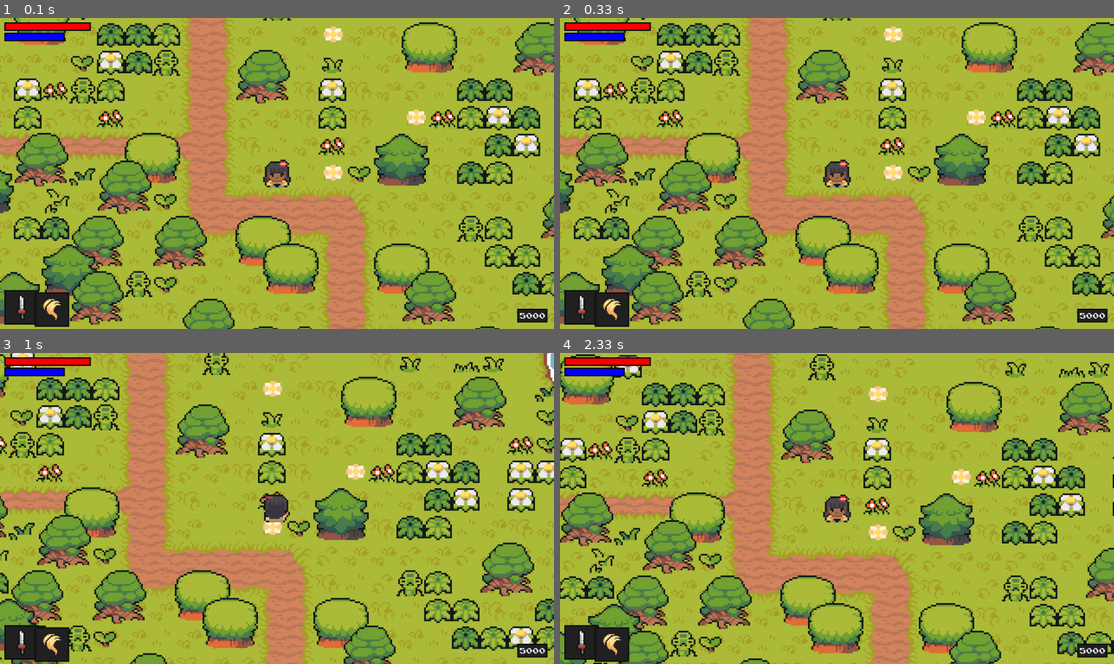
Above: before the commit, frames 1-4 (two rows, left to right).
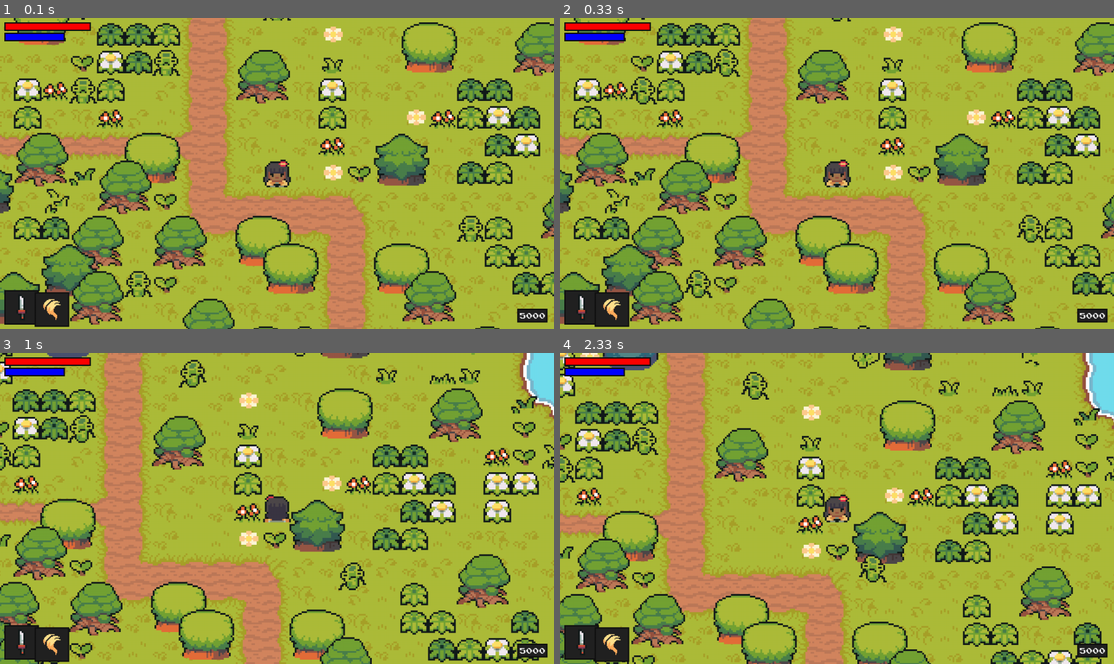
Above: after the commit, the same moments.

Repository: Millurr/twod_pygame
Game: pygame game, started from code/main.py
The game is run twice, just before and just after one commit, with the same random seed, the same clock (stepped at 60 frames per second) and the same inputs.
Inputs:
- Up to frame 1 (0.1 s): no input
- Up to frame 2 (0.33 s): no input
- Up to frame 3 (1 s): hold D 0.33-0.8 s; hold W from 0.83 s (still down)
- Up to frame 4 (2.33 s): release W at 1.13 s; hold D 1.17-1.63 s; hold A 1.67-2.2 s; hold S from 2.23 s (still down)

Frame 1 is identical in both runs. In frame 2, 0.7% of the frame differs, in the area x 12-88%, y 0-100%; in frame 3, 54%; in frame 4, 61%, in the area x 0-100%, y 0-100%.

Commit message:
Added delta time to player and enemy

Diff:
--- a/code/enemy.py
+++ b/code/enemy.py
@@ -45,12 +45,14 @@
         self.invincibility_duration = 300
 
         # sounds
+        self.can_play_attack_sound = True
+        self.attack_sound_time = None
         self.death_sound = pygame.mixer.Sound('../audio/death.wav')
         self.hit_sound = pygame.mixer.Sound('../audio/hit.wav')
         self.attack_sound = pygame.mixer.Sound(monster_info['attack_sound'])
         self.death_sound.set_volume(0.2)
         self.hit_sound.set_volume(0.2)
-        self.attack_sound.set_volume(0.3)
+        self.attack_sound.set_volume(0.2)
 
     def import_graphics(self, name):
         self.animations = {'idle': [], 'move': [], 'attack': []}
@@ -86,19 +88,26 @@
         if self.status == 'attack':
             self.attack_time = pygame.time.get_ticks()
             self.damage_player(self.attack_damage, self.attack_type)
-            self.attack_sound.play()
+            self.play_attack_sound()
         elif self.status == 'move':
             self.direction = self.get_player_distance_direction(player)[1]
         else:
             self.direction = pygame.math.Vector2()
 
-    def animate(self):
+    def play_attack_sound(self):
+        if self.can_play_attack_sound:
+            self.attack_sound.play()
+            self.attack_sound_time = pygame.time.get_ticks()
+            self.can_play_attack_sound = False
+
+    def animate(self, delta_time):
         animation = self.animations[self.status]
-        self.frame_index += self.animation_speed
+        self.frame_index += self.animation_speed * delta_time
         if self.frame_index >= len(animation):
             if self.status == 'attack':
                 self.can_attack = False
             self.frame_index = 0
+            # print('attack from animate')
         self.image = animation[int(self.frame_index)]
         self.rect = self.image.get_rect(center = self.hitbox.center)
 
@@ -118,6 +127,10 @@
         if not self.vulnerable:
             if current_time - self.hit_time >= self.invincibility_duration:
                 self.vulnerable = True
+
+        if not self.can_play_attack_sound:
+            if current_time - self.attack_sound_time >= self.attack_cooldown:
+                self.can_play_attack_sound = True
 
     def get_damage(self, player, attack_type):
         if self.vulnerable:
@@ -141,10 +154,10 @@
         if not self.vulnerable:
             self.direction *= -self.resistance
 
-    def update(self):
+    def update(self, delta_time):
         self.hit_reaction()
-        self.move(self.speed)
-        self.animate()
+        self.move(self.speed, delta_time)
+        self.animate(delta_time)
         self.cooldown()
         self.check_death()
 
--- a/code/entity.py
+++ b/code/entity.py
@@ -5,16 +5,16 @@
     def __init__(self, groups):
         super().__init__(groups)
         self.frame_index = 0
-        self.animation_speed = 0.15
+        self.animation_speed = 4
         self.direction = pygame.math.Vector2()
 
-    def move(self, speed):
+    def move(self, speed, delta_time):
         if self.direction.magnitude() != 0:
             self.direction = self.direction.normalize()
 
-        self.hitbox.x += self.direction.x * speed
+        self.hitbox.x += self.direction.x * speed * delta_time
         self.collision('horizontal')
-        self.hitbox.y += self.direction.y * speed
+        self.hitbox.y += self.direction.y * speed * delta_time
         self.collision('vertical')
         self.rect.center = self.hitbox.center
 
--- a/code/level.py
+++ b/code/level.py
@@ -88,7 +88,7 @@
                                     self.trigger_death_particles,
                                     self.add_exp)
 
-    def run(self):
+    def run(self, delta_time):
         # update and draw the game
         self.visible_sprites.custom_draw(self.player)
         self.ui.display(self.player)
@@ -96,7 +96,7 @@
         if self.game_paused:
             self.upgrade.display()
         else:
-            self.visible_sprites.update()
+            self.visible_sprites.update(delta_time)
             self.visible_sprites.enemy_update(self.player)
             self.player_attack_logic()
 
--- a/code/main.py
+++ b/code/main.py
@@ -16,7 +16,7 @@
 
         # sound
         main_sound = pygame.mixer.Sound('../audio/main.ogg')
-        main_sound.set_volume(0.5)
+        main_sound.set_volume(0.2)
         main_sound.play(loops=-1)
 
     def run(self):
@@ -29,10 +29,10 @@
                     if event.key == pygame.K_TAB:
                         self.level.toggle_menu()
 
+            delta_time = self.clock.tick(FPS)/1000
             self.screen.fill(WATER_COLOR)
-            self.level.run()
+            self.level.run(delta_time)
             pygame.display.update()
-            self.clock.tick(FPS)
 
 
 if __name__ == '__main__':
--- a/code/particles.py
+++ b/code/particles.py
@@ -61,17 +61,17 @@
         super().__init__(groups)
         self.sprite_type = 'magic'
         self.frame_index = 0
-        self.animation_speed = 0.15
+        self.animation_speed = 20
         self.frames = animation_frames
         self.image = self.frames[self.frame_index]
         self.rect = self.image.get_rect(center = pos)
 
-    def animate(self):
-        self.frame_index += self.animation_speed
+    def animate(self, delta_time):
+        self.frame_index += self.animation_speed * delta_time
         if self.frame_index >= len(self.frames):
             self.kill()
         else:
             self.image = self.frames[int(self.frame_index)]
 
-    def update(self):
-        self.animate()
+    def update(self, delta_time):
+        self.animate(delta_time)
--- a/code/player.py
+++ b/code/player.py
@@ -37,7 +37,7 @@
         self.magic_switch_time = None
 
         # stats
-        self.stats = {'health':100, 'energy':60, 'attack':10, 'magic':4, 'speed':5}
+        self.stats = {'health':100, 'energy':60, 'attack':10, 'magic':4, 'speed':500}
         self.max_stats = {'health':300, 'energy':140, 'attack':20, 'magic':10, 'speed':10}
         self.upgrade_cost = {'health': 100, 'energy': 100, 'attack': 100, 'magic': 100, 'speed': 100}
         self.health = self.stats['health']
@@ -52,7 +52,7 @@
 
         # import a sound
         self.weapon_attack_sound = pygame.mixer.Sound('../audio/sword.wav')
-        self.weapon_attack_sound.set_volume(0.4)
+        self.weapon_attack_sound.set_volume(0.2)
 
     def import_player_assets(self):
         character_path = '../graphics/player/'
@@ -155,11 +155,11 @@
             if current_time - self.hurt_time >= self.invulnerability_duration:
                 self.vulnerable = True
 
-    def animate(self):
+    def animate(self, delta_time):
         animation = self.animations[self.status]
 
         # loop over frame index
-        self.frame_index += self.animation_speed
+        self.frame_index += self.animation_speed * delta_time
         if self.frame_index >= len(animation):
             self.frame_index = 0
 
@@ -190,15 +190,15 @@
     def get_cost_by_index(self, index):
         return list(self.upgrade_cost.values())[index]
 
-    def energy_recovery(self):
+    def energy_recovery(self,delta_time):
         if self.energy < self.stats['energy']:
-            self.energy += 0.01 * self.stats['magic']
+            self.energy += delta_time * self.stats['magic']
         else:
             self.energy = self.stats['energy']
-    def update(self):
+    def update(self, delta_time):
         self.input()
         self.cooldowns()
         self.get_status()
-        self.animate()
-        self.move(self.stats['speed'])
-        self.energy_recovery()
+        self.animate(delta_time)
+        self.move(self.stats['speed'], delta_time)
+        self.energy_recovery(delta_time)
--- a/code/settings.py
+++ b/code/settings.py
@@ -50,7 +50,7 @@
 
 # enemy
 monster_data = {
-    'squid': {'health': 100,'exp':100,'damage':20,'attack_type': 'slash', 'attack_sound':'../audio/attack/slash.wav', 'speed': 3, 'resistance': 3, 'attack_radius': 80, 'notice_radius': 360},
-    'raccoon': {'health': 300,'exp':250,'damage':40,'attack_type': 'claw',  'attack_sound':'../audio/attack/claw.wav','speed': 2, 'resistance': 3, 'attack_radius': 120, 'notice_radius': 400},
-    'spirit': {'health': 100,'exp':110,'damage':8,'attack_type': 'thunder', 'attack_sound':'../audio/attack/fireball.wav', 'speed': 4, 'resistance': 3, 'attack_radius': 60, 'notice_radius': 350},
-    'bamboo': {'health': 70,'exp':120,'damage':6,'attack_type': 'leaf_attack', 'attack_sound':'../audio/attack/slash.wav', 'speed': 3, 'resistance': 3, 'attack_radius': 50, 'notice_radius': 300}}
+    'squid': {'health': 100,'exp':100,'damage':20,'attack_type': 'slash', 'attack_sound':'../audio/attack/slash.wav', 'speed': 400, 'resistance': 3, 'attack_radius': 80, 'notice_radius': 360},
+    'raccoon': {'health': 300,'exp':250,'damage':40,'attack_type': 'claw',  'attack_sound':'../audio/attack/claw.wav','speed': 200, 'resistance': 3, 'attack_radius': 120, 'notice_radius': 400},
+    'spirit': {'health': 100,'exp':110,'damage':8,'attack_type': 'thunder', 'attack_sound':'../audio/attack/fireball.wav', 'speed': 400, 'resistance': 3, 'attack_radius': 60, 'notice_radius': 350},
+    'bamboo': {'health': 70,'exp':120,'damage':6,'attack_type': 'leaf_attack', 'attack_sound':'../audio/attack/slash.wav', 'speed': 300, 'resistance': 3, 'attack_radius': 50, 'notice_radius': 300}}
